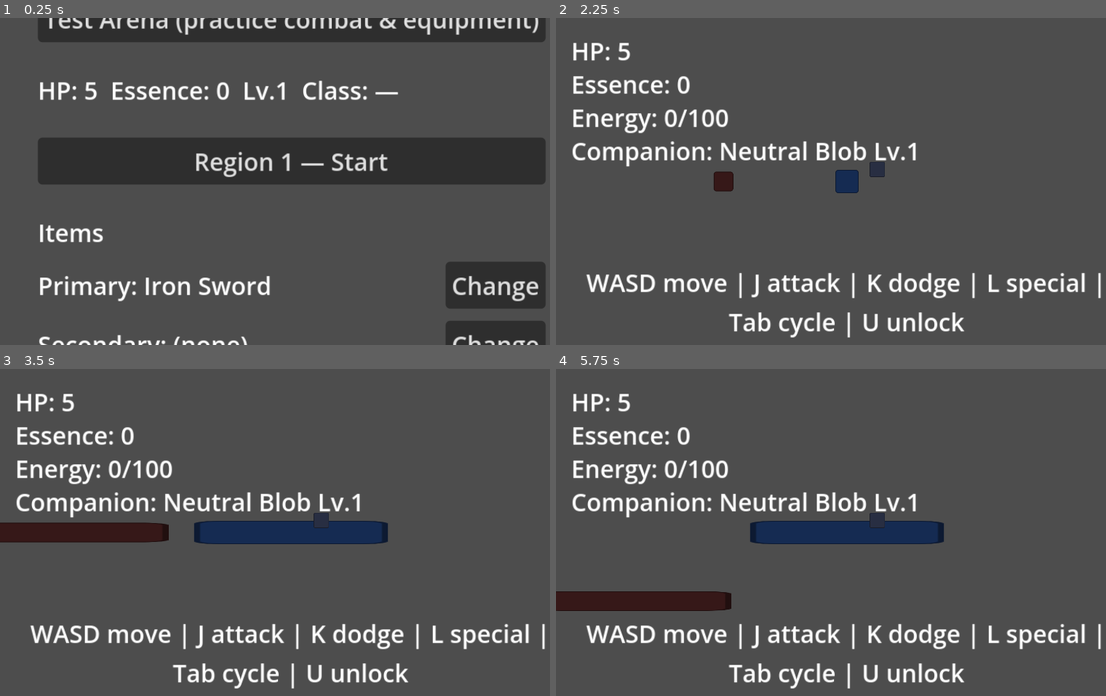
Above: before the commit, frames 1-4 (two rows, left to right).
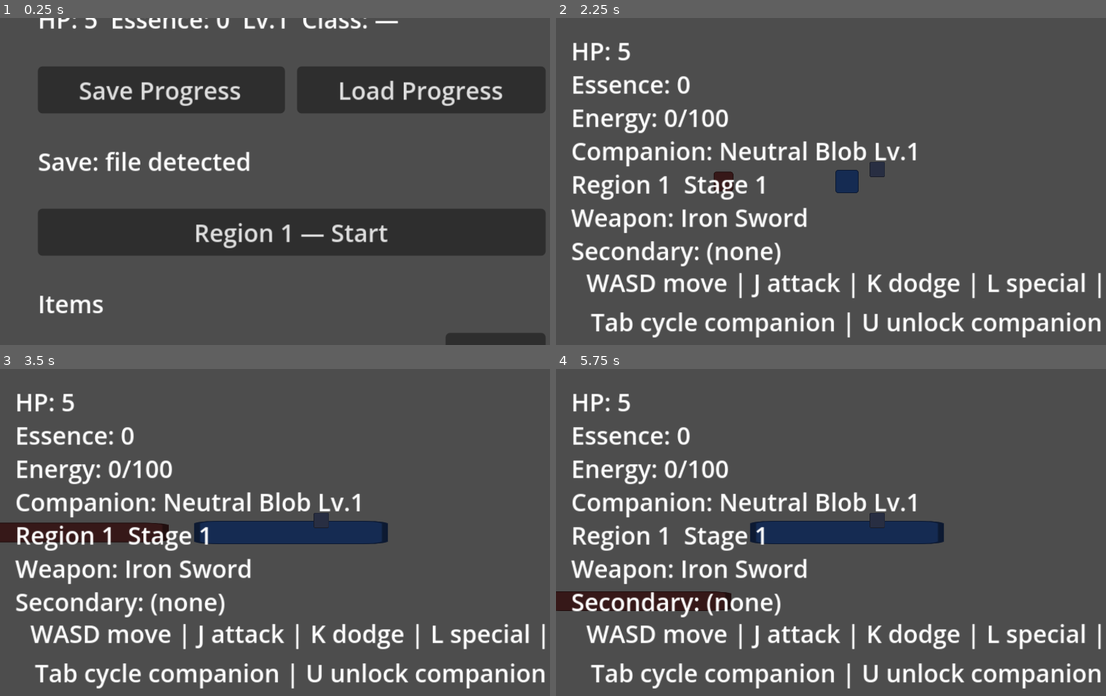
Above: after the commit, the same moments.

Repository: rojan88/project_game
Game: Godot game, scene res://scenes/hub/hub.tscn
Two runs of this game, one before a commit and one after it. Both use one fixed random seed, a clock stepped at 60 frames per second and the inputs below.
Inputs (mouse positions are in pixels of both pictures, inside the frame that each line leads up to):
- Up to frame 1 (0.25 s): no input
- Up to frame 2 (2.25 s): click (715, 89) at 0.5 s, where only the run after the commit has a clickable "Save Progress"; click (974, 89) at 1.25 s, where only the run after the commit has a clickable "Load Progress"; click "Region 1 — Start" at 2 s
- Up to frame 3 (3.5 s): tap Enter at 2.75 s; hold D (move_right) from 2.78 s (still down); tap J (attack) at 2.85 s; tap K (dodge) at 3.05 s
- Up to frame 4 (5.75 s): release D (move_right) at 3.53 s; hold S (move_down) 3.53-4.28 s; tap K (dodge) at 3.6, 5.3 s; tap L (special) at 3.8, 4.35 s; tap Space at 4.25 s; hold D (move_right) 4.28-5.03 s; tap J (attack) at 4.55, 5.1 s; tap Enter at 5 s; hold W (move_up) from 5.03 s (still down)

The runs differ from the first frame. In frame 1, 49% of the frame differs, in the area x 6-100%, y 0-100%; in frame 2, 4.7%; in frame 3, 4.8%; in frame 4, 4.8%.

Commit message:
Completed Persistent progression, combat/UI audio wiring, and clearer HUD/inventory presentation

Diff:
--- a/scenes/hub/hub.tscn
+++ b/scenes/hub/hub.tscn
@@ -35,6 +35,24 @@
 [node name="StatusLabel" type="Label" parent="MarginContainer/VBox"]
 layout_mode = 2
 text = "HP: 5  Essence: 0  Lv.1  Class: —"
+
+[node name="SaveRow" type="HBoxContainer" parent="MarginContainer/VBox"]
+layout_mode = 2
+theme_override_constants/separation = 8
+
+[node name="SaveButton" type="Button" parent="MarginContainer/VBox/SaveRow"]
+layout_mode = 2
+size_flags_horizontal = 3
+text = "Save Progress"
+
+[node name="LoadButton" type="Button" parent="MarginContainer/VBox/SaveRow"]
+layout_mode = 2
+size_flags_horizontal = 3
+text = "Load Progress"
+
+[node name="SaveStatusLabel" type="Label" parent="MarginContainer/VBox"]
+layout_mode = 2
+text = "Save: no file yet"
 
 [node name="ClassPanel" type="VBoxContainer" parent="MarginContainer/VBox"]
 layout_mode = 2
--- a/scenes/stages/stage.tscn
+++ b/scenes/stages/stage.tscn
@@ -98,6 +98,27 @@
 offset_bottom = 94.0
 text = "Companion: (U unlock)"
 
+[node name="StageLabel" type="Label" parent="UI"]
+offset_left = 10.0
+offset_top = 98.0
+offset_right = 200.0
+offset_bottom = 116.0
+text = "Region 1  Stage 1"
+
+[node name="WeaponLabel" type="Label" parent="UI"]
+offset_left = 10.0
+offset_top = 120.0
+offset_right = 250.0
+offset_bottom = 138.0
+text = "Weapon: Iron Sword"
+
+[node name="SecondaryLabel" type="Label" parent="UI"]
+offset_left = 10.0
+offset_top = 142.0
+offset_right = 250.0
+offset_bottom = 160.0
+text = "Secondary: (none)"
+
 [node name="StageClearLabel" type="Label" parent="UI"]
 anchors_preset = 8
 anchor_left = 0.5
@@ -127,7 +148,7 @@
 offset_bottom = -4.0
 grow_horizontal = 2
 grow_vertical = 0
-text = "WASD move | J attack | K dodge | L special | Tab cycle | U unlock"
+text = "WASD move | J attack | K dodge | L special | Tab cycle companion | U unlock companion"
 horizontal_alignment = 1
 vertical_alignment = 2
 autowrap_mode = 2
--- a/scripts/hub.gd
+++ b/scripts/hub.gd
@@ -18,6 +18,9 @@
 @onready var cycle_primary_btn: Button = $MarginContainer/VBox/InventoryPanel/PrimaryRow/CyclePrimaryButton
 @onready var cycle_secondary_btn: Button = $MarginContainer/VBox/InventoryPanel/SecondaryRow/CycleSecondaryButton
 @onready var practice_arena_btn: Button = $MarginContainer/VBox/PracticeArenaButton
+@onready var save_btn: Button = $MarginContainer/VBox/SaveRow/SaveButton
+@onready var load_btn: Button = $MarginContainer/VBox/SaveRow/LoadButton
+@onready var save_status_label: Label = $MarginContainer/VBox/SaveStatusLabel
 
 func _ready() -> void:
 	# Let clicks pass through to buttons (root Control can block otherwise)
@@ -42,6 +45,8 @@
 	if cycle_primary_btn: cycle_primary_btn.pressed.connect(_on_cycle_primary_pressed)
 	if cycle_secondary_btn: cycle_secondary_btn.pressed.connect(_on_cycle_secondary_pressed)
 	if practice_arena_btn: practice_arena_btn.pressed.connect(_on_practice_arena_pressed)
+	if save_btn: save_btn.pressed.connect(_on_save_pressed)
+	if load_btn: load_btn.pressed.connect(_on_load_pressed)
 	_refresh_layout()
 
 
@@ -55,6 +60,7 @@
 		inventory_panel.visible = true
 	_update_region_buttons()
 	_update_inventory_labels()
+	_update_save_status()
 	if status_label:
 		var cls: String = str(GameState.player_class) if not GameState.player_class.is_empty() else "—"
 		status_label.text = "HP: %d  Essence: %d  Lv.%d  Class: %s" % [GameState.get_player_max_health(), GameState.get_essence_count(), GameState.player_level, cls]
@@ -88,8 +94,10 @@
 
 
 func _enter_region(region: int) -> void:
+	AudioManager.play_ui()
 	GameState.current_region = region
 	GameState.current_stage_index = 0
+	SaveSystem.save_game()
 	get_tree().change_scene_to_file("res://scenes/stages/stage.tscn")
 
 
@@ -97,6 +105,27 @@
 	AudioManager.play_ui()
 	SaveSystem.save_game()
 	get_tree().change_scene_to_file("res://scenes/main/test_arena.tscn")
+
+
+func _on_save_pressed() -> void:
+	AudioManager.play_ui()
+	var ok: bool = SaveSystem.save_game()
+	if save_status_label:
+		save_status_label.text = "Save: %s" % ("progress saved" if ok else "failed")
+
+
+func _on_load_pressed() -> void:
+	AudioManager.play_ui()
+	var ok: bool = SaveSystem.load_game()
+	if ok:
+		_refresh_layout()
+	if save_status_label:
+		save_status_label.text = "Save: %s" % ("loaded from disk" if ok else "no save found")
+
+
+func _update_save_status() -> void:
+	if save_status_label:
+		save_status_label.text = "Save: %s" % ("file detected" if SaveSystem.has_save() else "no file yet")
 
 
 func _update_inventory_labels() -> void:
@@ -178,3 +207,4 @@
 	if status_label:
 		var cls: String = str(GameState.player_class) if not GameState.player_class.is_empty() else "—"
 		status_label.text = "HP: %d  Essence: %d  Lv.%d  Class: %s" % [GameState.get_player_max_health(), GameState.get_essence_count(), GameState.player_level, cls]
+	_update_save_status()
--- a/scripts/save_system.gd
+++ b/scripts/save_system.gd
@@ -24,14 +24,17 @@
 
 func load_game() -> bool:
 	if not FileAccess.file_exists(SAVE_PATH):
+		load_completed.emit(false)
 		return false
 	var f := FileAccess.open(SAVE_PATH, FileAccess.READ)
 	if f == null:
+		load_completed.emit(false)
 		return false
 	var text := f.get_as_text()
 	f.close()
 	var parsed: Variant = JSON.parse_string(text)
 	if typeof(parsed) != TYPE_DICTIONARY:
+		load_completed.emit(false)
 		return false
 	GameState.apply_save_dict(parsed as Dictionary)
 	load_completed.emit(true)
--- a/scripts/stage.gd
+++ b/scripts/stage.gd
@@ -86,10 +86,23 @@
 			var name_str: String = MonsterConfig.get_display_name(GameState.active_companion_id)
 			var lv: int = GameState.get_companion_level(GameState.active_companion_id)
 			cl.text = "Companion: %s Lv.%d" % [name_str, lv]
+	var sl = get_node_or_null("UI/StageLabel")
+	if sl is Label:
+		sl.text = "Region %d  Stage %d" % [GameState.current_region, GameState.current_stage_index + 1]
+	var wl = get_node_or_null("UI/WeaponLabel")
+	if wl is Label:
+		wl.text = "Weapon: %s" % WeaponConfig.get_display_name(GameState.main_weapon_id)
+	var il = get_node_or_null("UI/SecondaryLabel")
+	if il is Label:
+		if GameState.secondary_item_id.is_empty():
+			il.text = "Secondary: (none)"
+		else:
+			il.text = "Secondary: %s" % SecondaryItemConfig.get_display_name(GameState.secondary_item_id)
 
 
 func _on_stage_cleared() -> void:
 	_cleared = true
+	AudioManager.play_ability()
 	# Reward: player exp
 	var exp_reward: int = 5 + GameState.current_stage_index * 3
 	if StageConfig.is_boss_stage(GameState.current_region, GameState.current_stage_index):
Not shown, added: audio/README.md
